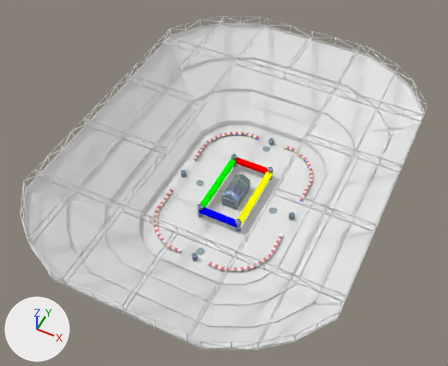
Before and after pictures for a commit that changed the Blender file media/trunk/tracks/arena_stadium/arena2.5.blend.
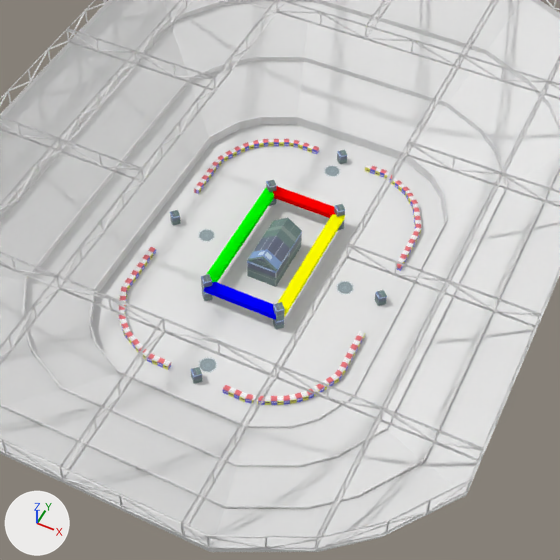
Old and new are each drawn whole from a camera (50 mm lens) standing at (130.0, -336.0, 402.0) and looking at (-43.0, 11.0, -32.0) and again close up on the part from 20% to 86% of the width and 16% to 97% of the height. The lights are fixed; the arrows at lower left show +X, +Y and +Z. The older version's two pictures come first.

Before the edit, the objects in view are built like this:
```python
ob_beams1 = bpy.data.objects.new('beams1', me_beams1)
ob_beams1.location = (21.3, 23.6, -61.3)
ob_beams1.scale = (1.53, 1.53, 1.53)
ob_circle_001 = bpy.data.objects.new('Circle.001', me_circle_002)
ob_circle_001.location = (2.9, 23.6, -61.3)
ob_circle_001.scale = (1.53, 1.53, 1.53)
ob_circle_002 = bpy.data.objects.new('Circle.002', me_circle_003)
ob_circle_002.location = (-36.9, -49.8, -61.3)
ob_circle_002.rotation_euler = (0.0, 0.0, -1.571)  # degrees (0, 0, -90)
ob_circle_002.scale = (1.53, 1.53, 1.53)
ob_cube_001 = bpy.data.objects.new('Cube.001', me_cube_001)
ob_cube_001.location = (-36.9, 23.6, -52.9)
ob_cube_001.rotation_euler = (0.0, 0.0, -3.142)  # degrees (0, 0, -180)
ob_cube_001.scale = (8.11, 15.3, 1.53)
ob_cube_003 = bpy.data.objects.new('Cube.003', me_cube_002)
ob_cube_003.location = (-35.3, 106.7, -59.3)
ob_cube_003.rotation_euler = (0.0, 0.0, -0.785)  # degrees (0, 0, -45)
ob_cube_003.scale = (2.14, 2.14, 4.28)
ob_cube_004 = bpy.data.objects.new('Cube.004', me_cube_003)
ob_cube_004.location = (22.4, 23.1, -59.3)
ob_cube_004.rotation_euler = (0.0, 0.0, -0.785)  # degrees (0, 0, -45)
ob_cube_004.scale = (2.14, 2.14, 4.28)
ob_cube_005 = bpy.data.objects.new('Cube.005', me_cube_004)
ob_cube_005.location = (-37.7, -59.4, -59.3)
ob_cube_005.rotation_euler = (0.0, 0.0, -0.785)  # degrees (0, 0, -45)
ob_cube_005.scale = (2.14, 2.14, 4.28)
ob_cube_006 = bpy.data.objects.new('Cube.006', me_cube_005)
ob_cube_006.location = (-96.1, 24.8, -59.3)
ob_cube_006.rotation_euler = (0.0, 0.0, -0.785)  # degrees (0, 0, -45)
ob_cube_006.scale = (2.14, 2.14, 4.28)
ob_cube_010 = bpy.data.objects.new('Cube.010', me_cube_010)
ob_cube_010.location = (-56.8, -13.1, -59.3)
ob_cube_010.rotation_euler = (0.0, 0.0, -0.785)  # degrees (0, 0, -45)
ob_cube_010.scale = (2.14, 2.14, 4.28)
# also in view: 'stadium2' at (-37.0, 24.0, -27.0); 'Cube.002' at (-37.0, 24.0, -60.0); 'beams2' at (-37.0, 24.0, 11.0); 'ground' at (-37.0, 24.0, -61.0); 'stadium1' at (-37.0, 24.0, -28.0)
```
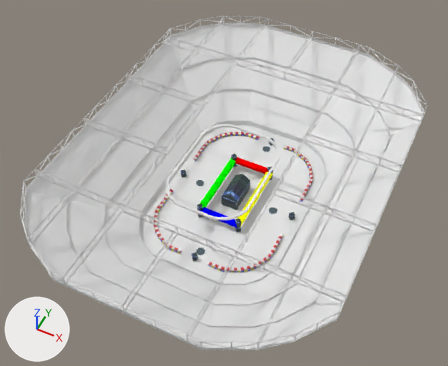
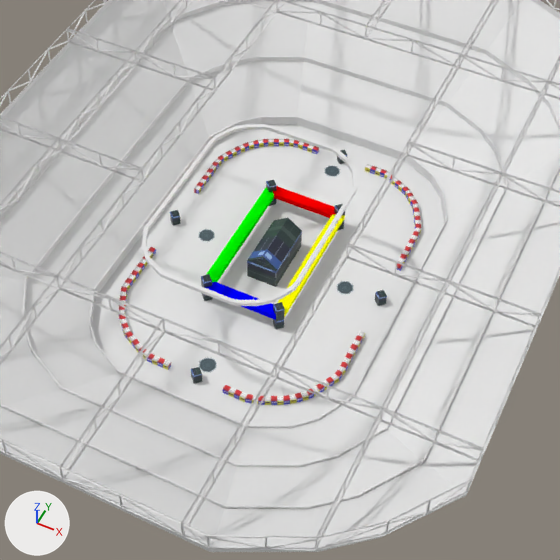
ob_wall_curve1 is not drawn itself; it is used by a modifier of ob_cube.

Pixel boxes [x1, y1, x2, y2] of what changed, in the close-ups (560 x 560 px):
'Cube.002', surface changed: [119, 139, 421, 405] in both
'Cube', shown: after [142, 124, 358, 306]
'Cube.001', surface changed (darker): [247, 218, 302, 287] in both
'Cube.010', surface changed: [201, 180, 345, 329] in both
'Circle.002', surface changed (grey to blue): [199, 358, 217, 372] in both
'Circle.001', surface changed (grey to cyan): [337, 281, 354, 294] in both
'Circle', surface changed (grey to cyan): [198, 229, 215, 242] in both
'Cube.005', surface changed (darker): [191, 367, 202, 384] in both
'Cube.004', surface changed (darker): [375, 290, 387, 306] in both
'Circle.003', surface changed: [325, 165, 340, 177] in both
'Cube.006', surface changed: [170, 210, 180, 225] in both
'Cube.003', surface changed: [337, 149, 347, 164] in both

What the commit changed:
Picture 'racetrack_stadium.jpg' (img_racetrack_stadium_jpg) is now built by load_image('racetrack_stadium.jpg', 'racetrack_stadium.jpg', 1024, 512, 'sRGB') instead of load_image('racetrack_stadium.jpg', 'racetrack_stadium.jpg', 1024, 512, 'Non-Color').
Picture 'racetrack_asphalt.jpg' (img_racetrack_asphalt_jpg) is now built by load_image('racetrack_asphalt.jpg', 'racetrack_asphalt.jpg', 1024, 512, 'sRGB') instead of load_image('racetrack_asphalt.jpg', 'racetrack_asphalt.jpg', 1024, 512, 'Non-Color').
Picture 'racetrack_curbs.jpg' (img_racetrack_curbs_jpg) is now built by load_image('racetrack_curbs.jpg', 'racetrack_curbs.png', 512, 256, 'sRGB') instead of load_image('racetrack_curbs.jpg', 'racetrack_curbs.png', 512, 256, 'Non-Color').
Object 'wall_curve1' (ob_wall_curve1) is now shown.
Object 'Cube' (ob_cube) is now shown.
